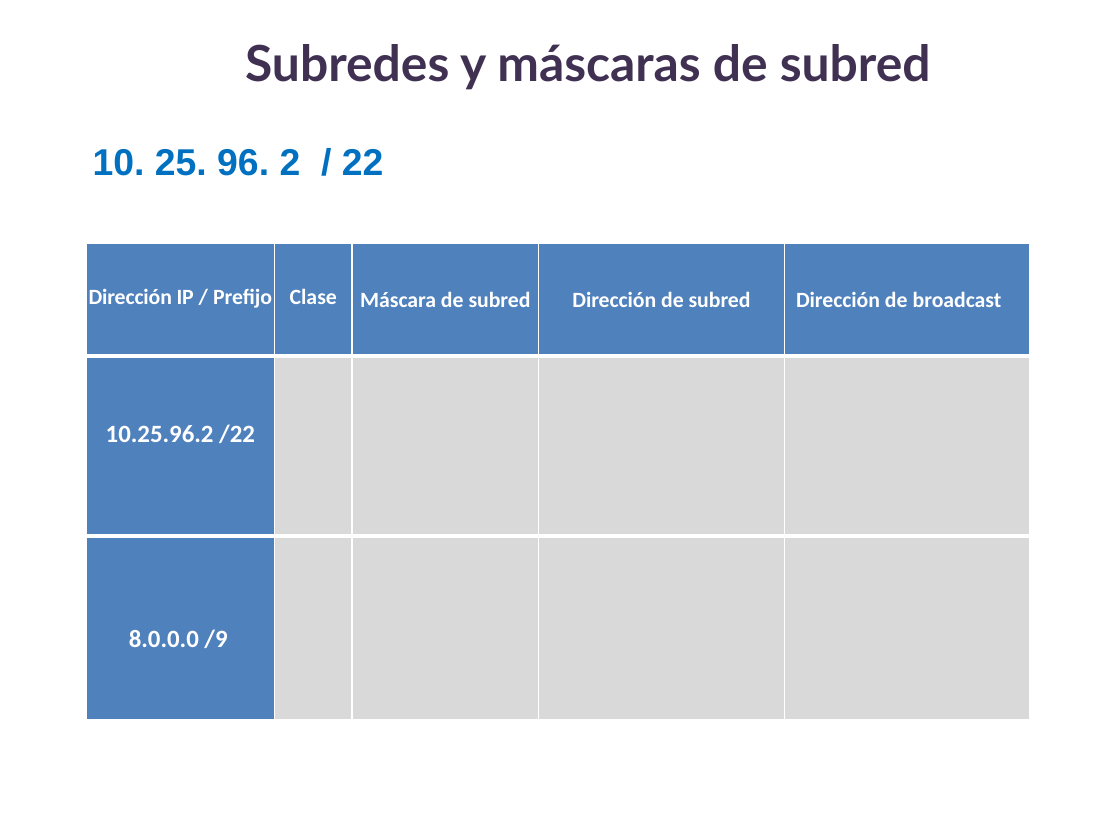
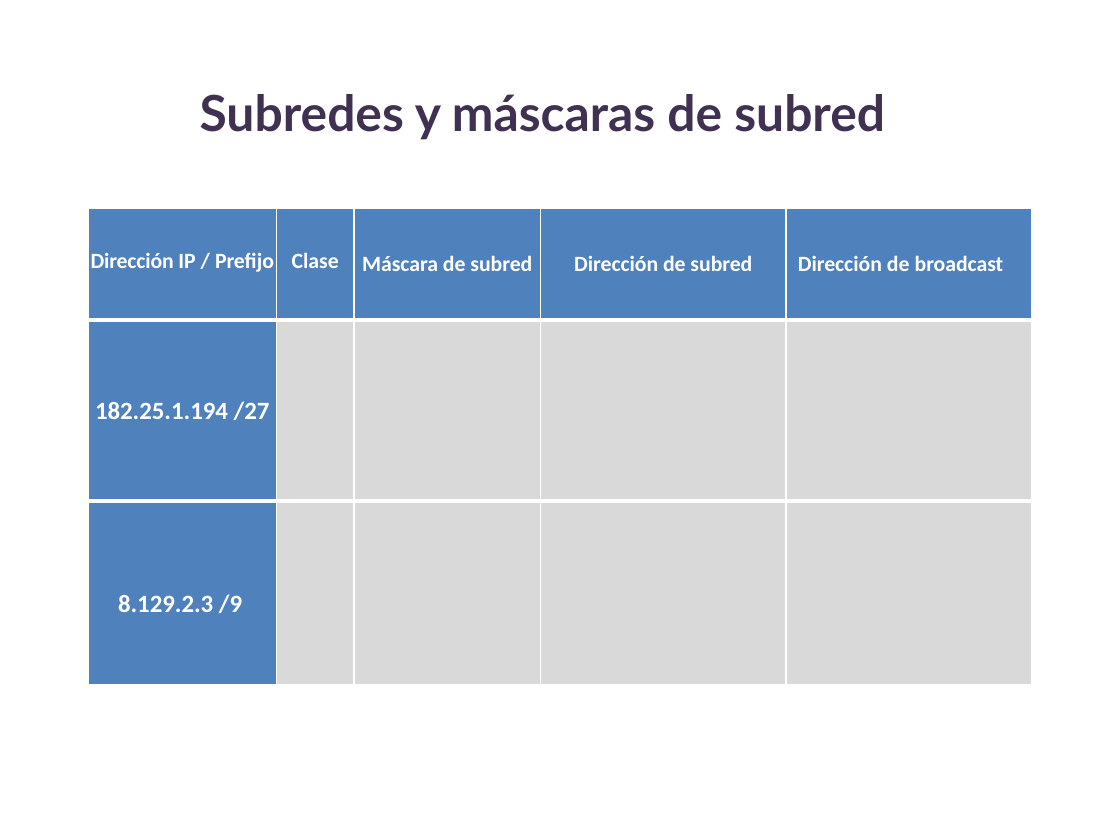
Before and after one commit to lizetheP/Seguridad, a slide deck: slide 3 of CalendarioAgo25/Presentaciones/2_DireccionamientoIPv4_alumnos.pptx. Drawn at 1120x840 pixels with LibreOffice and Linux fonts; fonts in the diff are those of the drawing. Boxes give left, top, right and bottom in pixels: in the first picture for what was removed or moved away, otherwise in the second. Text is boxed around its words. In the diff, an @@ line names an element or a change of style, - is before the commit and + after.

```diff
--- a/CalendarioAgo25/Presentaciones/2_DireccionamientoIPv4_alumnos.pptx
+++ b/CalendarioAgo25/Presentaciones/2_DireccionamientoIPv4_alumnos.pptx
@@ title "Subredes y máscaras de subred": place and size @@
-title "Subredes y máscaras de subred" at [245,44,931,90]
+title "Subredes y máscaras de subred" at [200,94,885,140]
@@ title "Subredes y máscaras de subred" at [200,94,885,140]: alignment centre to left @@
@@ text removed at [93,149,383,176] @@
-10. 25. 96. 2 / 22
@@ table at [88,208,1032,684] @@
-row 2, column 1: 10.25.96.2 /22
+row 2, column 1: 182.25.1.194 /27
-row 3, column 1: 8.0.0.0 /9
+row 3, column 1: 8.129.2.3 /9
@@ table: place and size @@
-table at [86,244,1029,720]
+table at [88,208,1032,684]
```
Also in this commit, not shown: 7 other files.
